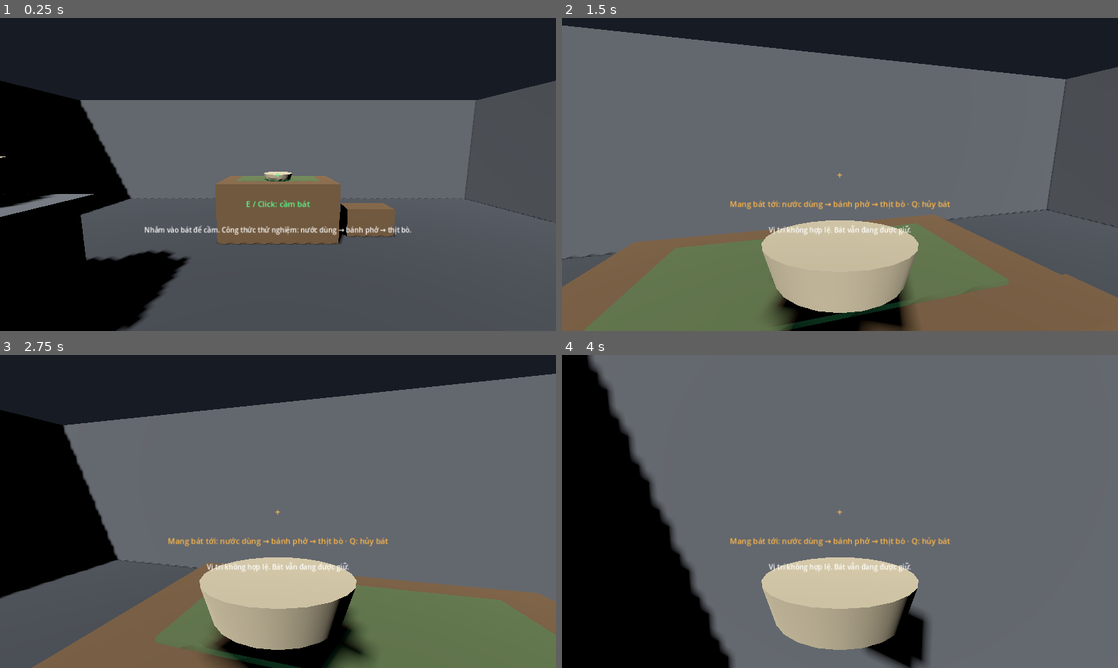
Above: before the commit, frames 1-4 (two rows, left to right).
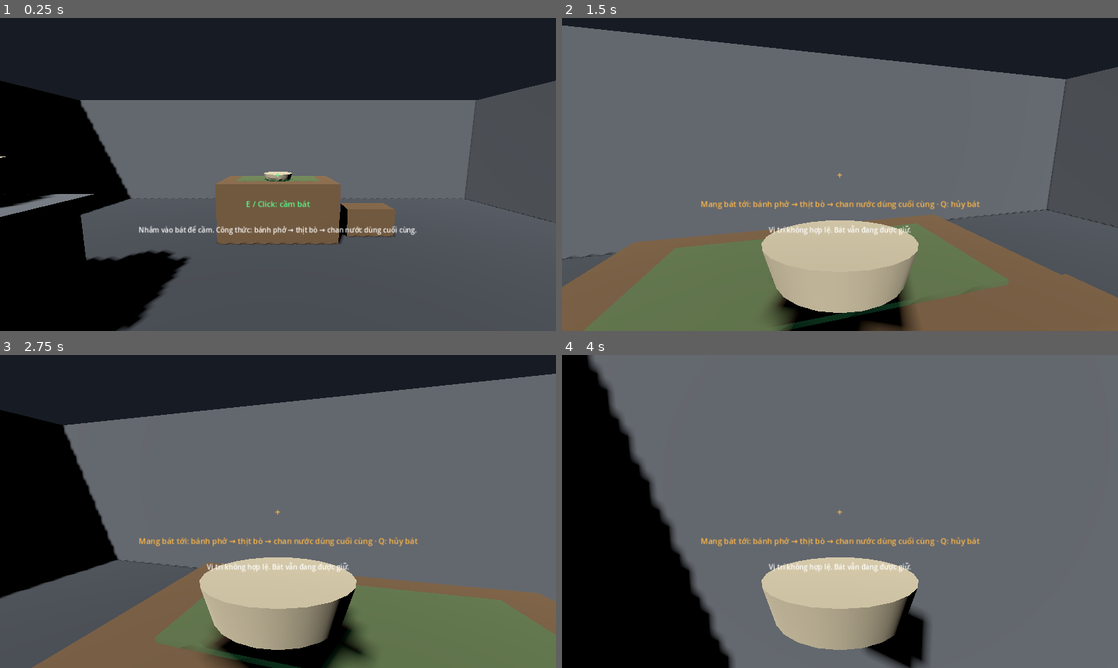
Above: after the commit, the same moments.

Repository: 24021368-DucAnh/Pho_Dau_Ngo
Game: Godot game, scene res://scenes/main.tscn
The game is run twice, just before and just after one commit, with the same random seed, the same clock (stepped at 60 frames per second) and the same inputs.
Inputs (mouse positions are in pixels of both pictures, inside the frame that each line leads up to):
- Up to frame 1 (0.25 s): no input
- Up to frame 2 (1.5 s): tap Enter at 0.5 s; move the mouse to (834, 180) at 0.52 s; hold E (interact) 0.53-1.28 s; hold W (move_forward) from 0.53 s (still down); move the mouse to (878, 177) at 1.27 s; click (878, 177) at 1.35 s
- Up to frame 3 (2.75 s): keep holding W (move_forward); tap Space at 2 s; move the mouse to (233, 508) at 2.02 s; hold E (interact) from 2.03 s (still down)
- Up to frame 4 (4 s): tap Enter at 2.75 s; move the mouse to (845, 511) at 2.77 s; release W (move_forward) at 2.78 s; release E (interact) at 2.78 s; hold A (move_left) 2.78-3.53 s; click (845, 511) at 2.85 s; move the mouse to (817, 505) at 3.52 s; hold W (move_forward) from 3.53 s (still down); hold E (interact) from 3.53 s (still down)

The runs differ from the first frame. In frame 1, 0.7% of the frame differs, in the area x 25-75%, y 66-70%; in frame 2, 0.6%; in frame 3, 0.6%; in frame 4, 0.6%.

Commit message:
fix(ui): show traditional pho assembly order

Diff:
--- a/game/scripts/player_controller.gd
+++ b/game/scripts/player_controller.gd
@@ -20,7 +20,7 @@
 	_set_placement_zone_active(false)
 	if not OS.has_feature("headless"):
 		Input.mouse_mode = Input.MOUSE_MODE_CAPTURED
-	status_label.text = "Nhắm vào bát để cầm. Công thức thử nghiệm: nước dùng → bánh phở → thịt bò."
+	status_label.text = "Nhắm vào bát để cầm. Công thức: bánh phở → thịt bò → chan nước dùng cuối cùng."
 
 
 func _unhandled_input(event: InputEvent) -> void:
@@ -102,7 +102,7 @@
 		if bowl.set_held():
 			held_bowl = bowl
 			_set_placement_zone_active(true)
-			status_label.text = "Đã cầm bát. Thực hiện đúng thứ tự trạm để nấu phở."
+			status_label.text = "Đã cầm bát. Cho bánh phở, xếp thịt bò, rồi chan nước dùng cuối cùng."
 		else:
 			status_label.text = "Bát đang được giữ."
 	elif target is KitchenStation:
@@ -137,7 +137,7 @@
 			prompt_label.modulate = Color(0.35, 1.0, 0.55)
 			crosshair_label.modulate = Color(0.35, 1.0, 0.55)
 		else:
-			prompt_label.text = "Mang bát tới: nước dùng → bánh phở → thịt bò · Q: hủy bát"
+			prompt_label.text = "Mang bát tới: bánh phở → thịt bò → chan nước dùng cuối cùng · Q: hủy bát"
 			prompt_label.modulate = Color(1.0, 0.72, 0.28)
 			crosshair_label.modulate = Color(1.0, 0.72, 0.28)
 	elif target is InteractiveBowl:
